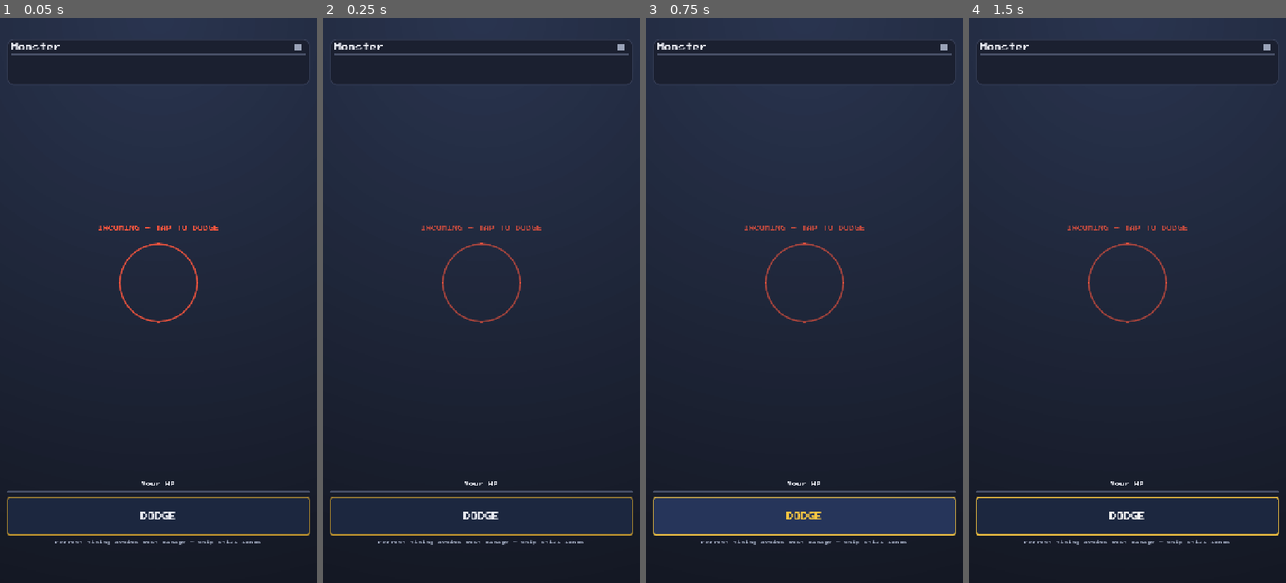
Above: before the commit, frames 1-4 (left to right).
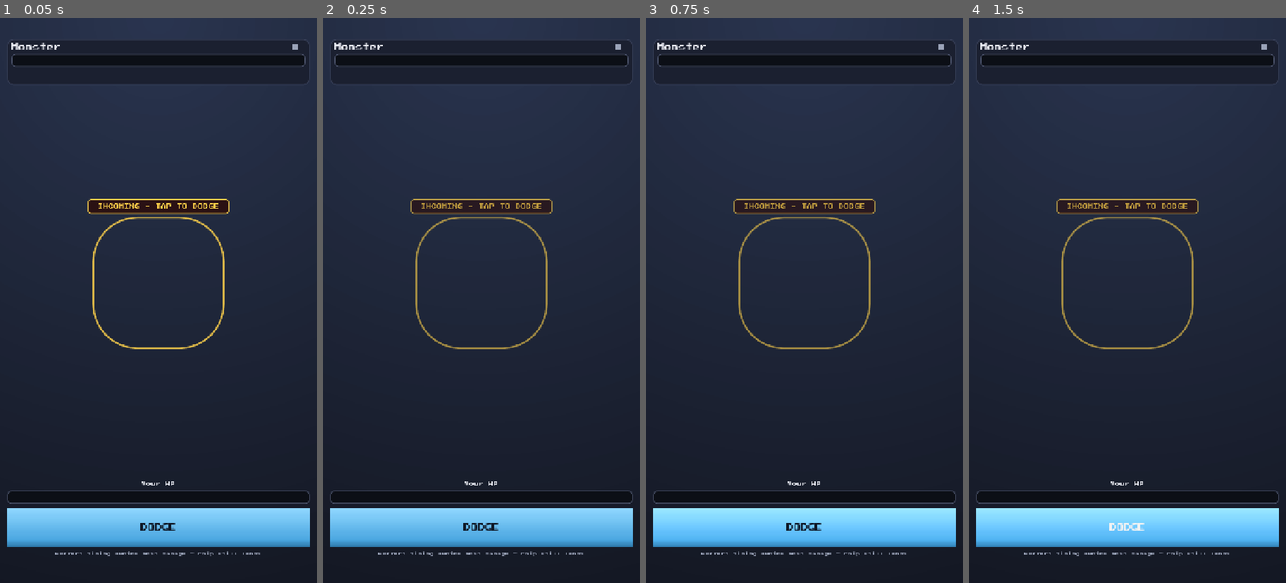
Above: after the commit, the same moments.

Repository: taigamura/infinity-hunter
Game: Godot game, scene res://src/ui/combat/combat_screen.tscn
The game is run twice, just before and just after one commit, with the same random seed, the same clock (stepped at 60 frames per second) and the same inputs. This scene is started directly instead of the project's main scene.
Inputs (mouse positions are in pixels of both pictures, inside the frame that each line leads up to):
- Up to frame 1 (0.05 s): no input
- Up to frame 2 (0.25 s): no input
- Up to frame 3 (0.75 s): click "DODGE" at 0.5 s
- Up to frame 4 (1.5 s): tap Enter at 1.25 s; move the mouse to (1197, 272) at 1.27 s; hold Right (ui_right) from 1.28 s (still down); click (1197, 272) at 1.42 s

The runs differ from the first frame. In frame 1, 12% of the frame differs, in the area x 2-98%, y 4-96%; in frame 2, 12%; in frame 3, 13%; in frame 4, 12%.
Error before the commit: Invalid access to property or key 'level' on a base object of type 'Nil'. (res://src/ui/combat/combat_screen.gd:83)
Error after the commit: Invalid access to property or key 'level' on a base object of type 'Nil'. (res://src/ui/combat/combat_screen.gd:85)

Commit message:
Combat fidelity: filled HP bars, detail line, telegraph/damage/banner juice, DODGE style, timer-in-tree fix (#33)
- Bump HP bar track corner radius to ~9px (colors already matched spec from #32)
- Diamond element chip + element name + targeted-part label under monster name
- DODGE button gets a dedicated blue radial-gradient theme variation with a darker bottom edge
- Telegraph ring recolored to #ffd24a; INCOMING banner gets a real bg/border panel
- Damage number and round-dot colors match the mockup palette
- Enlarged/recentred monster sprite
- Guard RoundTimer.start() when not yet inside the tree instead of erroring
- verify_visual.sh gains a combat invariant: rendered frame must contain both
  reddish (monster bar) and greenish (player bar) pixels

Diff:
--- a/assets/theme/pixel_theme.tres
+++ b/assets/theme/pixel_theme.tres
@@ -107,10 +107,10 @@
 border_width_right = 2
 border_width_bottom = 2
 border_color = Color(0.28627452, 0.31764707, 0.40784314, 1)
-corner_radius_top_left = 4
-corner_radius_top_right = 4
-corner_radius_bottom_right = 4
-corner_radius_bottom_left = 4
+corner_radius_top_left = 9
+corner_radius_top_right = 9
+corner_radius_bottom_right = 9
+corner_radius_bottom_left = 9
 
 [sub_resource type="Gradient" id="Gradient_jw3j0"]
 colors = PackedColorArray(1, 0.3529412, 0.23529412, 1, 0.8, 0.2, 0.101960786, 1)
@@ -230,6 +230,40 @@
 
 [sub_resource type="StyleBoxFlat" id="StyleBoxFlat_b87js"]
 bg_color = Color(0.05490196, 0.07058824, 0.1254902, 1)
+
+[sub_resource type="Gradient" id="Gradient_dodge"]
+offsets = PackedFloat32Array(0, 0.82, 1)
+colors = PackedColorArray(0.5607843, 0.84313726, 1, 1, 0.2901961, 0.6509804, 0.8784314, 1, 0.18431373, 0.4823529, 0.6784314, 1)
+
+[sub_resource type="GradientTexture2D" id="GradientTexture2D_dodge"]
+gradient = SubResource("Gradient_dodge")
+width = 4
+height = 32
+fill_from = Vector2(0.5, 0)
+fill_to = Vector2(0.5, 1)
+
+[sub_resource type="StyleBoxTexture" id="StyleBoxTexture_dodge_normal"]
+content_margin_left = 10.0
+content_margin_top = 10.0
+content_margin_right = 10.0
+content_margin_bottom = 10.0
+texture = SubResource("GradientTexture2D_dodge")
+
+[sub_resource type="StyleBoxTexture" id="StyleBoxTexture_dodge_hover"]
+content_margin_left = 10.0
+content_margin_top = 10.0
+content_margin_right = 10.0
+content_margin_bottom = 10.0
+texture = SubResource("GradientTexture2D_dodge")
+modulate_color = Color(1.08, 1.08, 1.08, 1)
+
+[sub_resource type="StyleBoxTexture" id="StyleBoxTexture_dodge_pressed"]
+content_margin_left = 10.0
+content_margin_top = 10.0
+content_margin_right = 10.0
+content_margin_bottom = 10.0
+texture = SubResource("GradientTexture2D_dodge")
+modulate_color = Color(0.85, 0.85, 0.85, 1)
 
 [resource]
 default_font = ExtResource("1_8tstd")
@@ -245,6 +279,17 @@
 Button/styles/hover = SubResource("StyleBoxFlat_1lcdb")
 Button/styles/normal = SubResource("StyleBoxFlat_eytb6")
 Button/styles/pressed = SubResource("StyleBoxFlat_d3v4g")
+DodgeButton/base_type = &"Button"
+DodgeButton/colors/font_color = Color(0.05882353, 0.09411765, 0.14901961, 1)
+DodgeButton/colors/font_hover_color = Color(0.05882353, 0.09411765, 0.14901961, 1)
+DodgeButton/colors/font_pressed_color = Color(0.05882353, 0.09411765, 0.14901961, 1)
+DodgeButton/font_sizes/font_size = 16
+DodgeButton/fonts/font = ExtResource("1_8tstd")
+DodgeButton/styles/disabled = SubResource("StyleBoxTexture_dodge_pressed")
+DodgeButton/styles/focus = SubResource("StyleBoxTexture_dodge_hover")
+DodgeButton/styles/hover = SubResource("StyleBoxTexture_dodge_hover")
+DodgeButton/styles/normal = SubResource("StyleBoxTexture_dodge_normal")
+DodgeButton/styles/pressed = SubResource("StyleBoxTexture_dodge_pressed")
 EssencePill/base_type = &"PanelContainer"
 EssencePill/styles/panel = SubResource("StyleBoxFlat_vhj4d")
 Label/colors/font_color = Color(0.90588236, 0.9137255, 0.9411765, 1)
--- a/scripts/_visual_invariants.gd
+++ b/scripts/_visual_invariants.gd
@@ -13,6 +13,7 @@
 		return
 	var ok := _check_navy_corners(args[0], "launch")
 	ok = _check_navy_corners(args[1], "combat") and ok
+	ok = _check_combat_bars(args[1]) and ok
 	quit(0 if ok else 1)
 
 # Coarse band check: dark AND blue-leaning (b clearly above r). Distinguishes
@@ -22,6 +23,42 @@
 	var is_dark := c.v < 0.4
 	var is_blue_leaning := c.b > c.r + 0.02
 	return is_dark and is_blue_leaning
+
+# Coarse "reddish"/"greenish" checks for the filled monster/player HP bars
+# (issue #33): dominant channel clearly above the other two, so a rendered
+# gradient fill hits this even if antialiasing shifts the exact hex.
+func _is_reddish(c: Color) -> bool:
+	return c.r > 0.5 and c.r > c.g + 0.15 and c.r > c.b + 0.15
+
+func _is_greenish(c: Color) -> bool:
+	return c.g > 0.4 and c.g > c.r + 0.1 and c.g > c.b + 0.1
+
+func _check_combat_bars(path: String) -> bool:
+	var img := Image.new()
+	if img.load(path) != OK:
+		push_error("combat: could not load rendered frame %s" % path)
+		return false
+	var w := img.get_width()
+	var h := img.get_height()
+	var found_red := false
+	var found_green := false
+	var step := 3
+	var y := 0
+	while y < h and not (found_red and found_green):
+		var x := 0
+		while x < w:
+			var px: Color = img.get_pixel(x, y)
+			if not found_red and _is_reddish(px):
+				found_red = true
+			if not found_green and _is_greenish(px):
+				found_green = true
+			x += step
+		y += step
+	if not found_red:
+		push_error("combat: no reddish pixel found (monster HP bar must render filled red)")
+	if not found_green:
+		push_error("combat: no greenish pixel found (player HP bar must render filled green)")
+	return found_red and found_green
 
 func _check_navy_corners(path: String, label: String) -> bool:
 	var img := Image.new()
--- a/src/ui/combat/combat_screen.gd
+++ b/src/ui/combat/combat_screen.gd
@@ -37,9 +37,9 @@
 	"neutral": Color("#8a93a8"),
 }
 
-const DOT_PENDING_COLOR := Color(0.2, 0.25490198, 0.36862746, 1)
-const DOT_RESOLVED_COLOR := Color(0.6039216, 0.6392157, 0.72156864, 1)
-const DOT_ACTIVE_COLOR := Color(0.9607843, 0.77254903, 0.25882354, 1)
+const DOT_PENDING_COLOR := Color(0.16470589, 0.19215687, 0.27058825, 1)
+const DOT_RESOLVED_COLOR := Color(0.27450982, 0.7019608, 0.34117648, 1)
+const DOT_ACTIVE_COLOR := Color(1, 0.8235294, 0.2901961, 1)
 
 @onready var timer: Timer = %RoundTimer
 @onready var dodge_button: Button = %DodgeButton
@@ -48,10 +48,12 @@
 @onready var monster_hp_bar: ProgressBar = %MonsterHpBar
 @onready var monster_info_label: Label = %MonsterInfoLabel
 @onready var monster_element_chip: ColorRect = %MonsterElementChip
+@onready var monster_element_label: Label = %MonsterElementLabel
+@onready var monster_part_label: Label = %MonsterPartLabel
 @onready var monster_weakness_label: Label = %MonsterWeaknessLabel
 @onready var monster_sprite: AnimatedSprite2D = %MonsterSprite
 @onready var telegraph_ring: Control = %TelegraphRing
-@onready var telegraph_banner: Label = %TelegraphBanner
+@onready var telegraph_banner: Control = %TelegraphBanner
 @onready var damage_number_label: Label = %DamageNumberLabel
 @onready var round_dots_row: HBoxContainer = %RoundDotsRow
 @onready var result_overlay: Control = %ResultOverlay
@@ -93,8 +95,10 @@
 
 	monster_info_label.text = "%s   Lv %s" % [monster.name, Big.fmt(monster.level)]
 	monster_element_chip.color = ELEMENT_COLORS.get(monster.element, ELEMENT_COLORS["neutral"])
+	monster_element_label.text = monster.element.capitalize()
+	monster_part_label.text = "part: %s" % _targeted_part()
 	var weakness := Elements.weakness_of(monster.element)
-	monster_weakness_label.text = ("Weak: %s" % weakness.to_upper()) if weakness != "" else ""
+	monster_weakness_label.text = "WEAK" if weakness != "" else ""
 
 	monster_sprite.sprite_frames = MonsterSpriteSheet.build(monster.id)
 	monster_sprite.animation_finished.connect(_on_monster_anim_finished)
@@ -121,6 +125,15 @@
 	beats.clear()
 	_fight_over = false
 	_start_round()
+
+func _targeted_part() -> String:
+	if not monster.drop_table.is_empty():
+		var part: String = monster.drop_table[0].get("part", "")
+		if part != "":
+			return part
+	if not monster.parts.is_empty():
+		return monster.parts[0]
+	return "body"
 
 func _weapon_stats(weapon_id: String) -> Dictionary:
 	if weapon_id != "" and GameState.weapons.has(weapon_id):
@@ -156,7 +169,10 @@
 	telegraph_banner.visible = false
 	telegraph_ring.visible = false
 	_update_round_dots()
-	timer.start()
+	if timer.is_inside_tree():
+		timer.start()
+	else:
+		timer.start.call_deferred()
 
 func _process(delta: float) -> void:
 	_elapsed_time += delta
--- a/src/ui/combat/combat_screen.tscn
+++ b/src/ui/combat/combat_screen.tscn
@@ -1,7 +1,8 @@
-[gd_scene load_steps=4 format=3 uid="uid://ihcombat01"]
+[gd_scene load_steps=5 format=3 uid="uid://ihcombat01"]
 
 [ext_resource type="Script" path="res://src/ui/combat/combat_screen.gd" id="1"]
 [ext_resource type="Script" path="res://src/ui/common/screen_background.gd" id="3"]
+[ext_resource type="FontFile" path="res://assets/fonts/vt323/VT323-Regular.woff2" id="2_vt323"]
 
 [sub_resource type="StyleBoxFlat" id="StyleBoxFlat_ring"]
 draw_center = false
@@ -9,11 +10,27 @@
 border_width_top = 4
 border_width_right = 4
 border_width_bottom = 4
-border_color = Color(1, 0.34, 0.24, 0.85)
+border_color = Color(1, 0.8235294, 0.2901961, 0.85)
 corner_radius_top_left = 100
 corner_radius_top_right = 100
 corner_radius_bottom_right = 100
 corner_radius_bottom_left = 100
+
+[sub_resource type="StyleBoxFlat" id="StyleBoxFlat_banner"]
+content_margin_left = 14.0
+content_margin_top = 8.0
+content_margin_right = 14.0
+content_margin_bottom = 8.0
+bg_color = Color(0.16470589, 0.06666667, 0.07450981, 1)
+border_width_left = 2
+border_width_top = 2
+border_width_right = 2
+border_width_bottom = 2
+border_color = Color(1, 0.8235294, 0.2901961, 1)
+corner_radius_top_left = 6
+corner_radius_top_right = 6
+corner_radius_bottom_right = 6
+corner_radius_bottom_left = 6
 
 [node name="CombatScreen" type="Control"]
 layout_mode = 3
@@ -62,13 +79,6 @@
 theme_override_font_sizes/font_size = 16
 text = "Monster"
 
-[node name="MonsterElementChip" type="ColorRect" parent="TopPanel/TopVBox/InfoRow"]
-unique_name_in_owner = true
-custom_minimum_size = Vector2(16, 16)
-layout_mode = 2
-size_flags_vertical = 4
-color = Color(0.6039216, 0.6392157, 0.72156864, 1)
-
 [node name="MonsterWeaknessLabel" type="Label" parent="TopPanel/TopVBox/InfoRow"]
 unique_name_in_owner = true
 layout_mode = 2
@@ -77,8 +87,36 @@
 vertical_alignment = 1
 text = ""
 
+[node name="MonsterElementChip" type="ColorRect" parent="TopPanel/TopVBox/InfoRow"]
+unique_name_in_owner = true
+custom_minimum_size = Vector2(12, 12)
+layout_mode = 2
+size_flags_vertical = 4
+pivot_offset = Vector2(6, 6)
+rotation_degrees = 45.0
+color = Color(0.6039216, 0.6392157, 0.72156864, 1)
+
+[node name="MonsterElementLabel" type="Label" parent="TopPanel/TopVBox/InfoRow"]
+unique_name_in_owner = true
+layout_mode = 2
+theme_override_fonts/font = ExtResource("2_vt323")
+theme_override_font_sizes/font_size = 16
+theme_override_colors/font_color = Color(0.6039216, 0.6392157, 0.72156864, 1)
+vertical_alignment = 1
+text = ""
+
+[node name="MonsterPartLabel" type="Label" parent="TopPanel/TopVBox/InfoRow"]
+unique_name_in_owner = true
+layout_mode = 2
+theme_override_fonts/font = ExtResource("2_vt323")
+theme_override_font_sizes/font_size = 16
+theme_override_colors/font_color = Color(0.6039216, 0.6392157, 0.72156864, 1)
+vertical_alignment = 1
+text = ""
+
 [node name="MonsterHpBar" type="ProgressBar" parent="TopPanel/TopVBox"]
 unique_name_in_owner = true
+custom_minimum_size = Vector2(0, 30)
 layout_mode = 2
 theme_type_variation = &"MonsterHpBar"
 show_percentage = false
@@ -91,10 +129,10 @@
 anchor_top = 0.5
 anchor_right = 0.5
 anchor_bottom = 0.5
-offset_left = -90.0
-offset_top = -130.0
-offset_right = 90.0
-offset_bottom = 50.0
+offset_left = -150.0
+offset_top = -190.0
+offset_right = 150.0
+offset_bottom = 110.0
 grow_horizontal = 2
 grow_vertical = 2
 
@@ -109,10 +147,10 @@
 
 [node name="MonsterSprite" type="AnimatedSprite2D" parent="SpriteAnchor"]
 unique_name_in_owner = true
-position = Vector2(90, 90)
-scale = Vector2(3, 3)
-
-[node name="TelegraphBanner" type="Label" parent="."]
+position = Vector2(150, 150)
+scale = Vector2(5, 5)
+
+[node name="TelegraphBanner" type="PanelContainer" parent="."]
 unique_name_in_owner = true
 visible = false
 layout_mode = 1
@@ -122,22 +160,29 @@
 anchor_right = 0.5
 anchor_bottom = 0.5
 offset_left = -160.0
-offset_top = -170.0
+offset_top = -230.0
 offset_right = 160.0
-offset_bottom = -140.0
+offset_bottom = -196.0
 grow_horizontal = 2
 grow_vertical = 2
+theme_override_styles/panel = SubResource("StyleBoxFlat_banner")
+
+[node name="TelegraphBannerLabel" type="Label" parent="TelegraphBanner"]
+unique_name_in_owner = true
 theme_override_font_sizes/font_size = 12
-theme_override_colors/font_color = Color(1, 0.34, 0.24, 1)
-horizontal_alignment = 1
-text = "INCOMING — TAP TO DODGE"
+theme_override_colors/font_color = Color(1, 0.8235294, 0.2901961, 1)
+horizontal_alignment = 1
+text = "INCOMING - TAP TO DODGE"
 
 [node name="DamageNumberLabel" type="Label" parent="."]
 unique_name_in_owner = true
 visible = false
 layout_mode = 0
 theme_override_font_sizes/font_size = 16
-theme_override_colors/font_color = Color(0.9607843, 0.77254903, 0.25882354, 1)
+theme_override_colors/font_color = Color(1, 0.8784314, 0.5411765, 1)
+theme_override_colors/font_shadow_color = Color(0.5686275, 0.35686275, 0, 1)
+theme_override_constants/shadow_offset_x = 2
+theme_override_constants/shadow_offset_y = 2
 text = ""
 
 [node name="BottomHud" type="VBoxContainer" parent="."]
@@ -170,6 +215,7 @@
 
 [node name="PlayerHpBar" type="ProgressBar" parent="BottomHud"]
 unique_name_in_owner = true
+custom_minimum_size = Vector2(0, 30)
 layout_mode = 2
 theme_type_variation = &"PlayerHpBar"
 show_percentage = false
@@ -178,6 +224,7 @@
 unique_name_in_owner = true
 layout_mode = 2
 custom_minimum_size = Vector2(0, 88)
+theme_type_variation = &"DodgeButton"
 theme_override_font_sizes/font_size = 16
 text = "DODGE"
 
--- a/tests/unit/test_scenes_smoke.gd
+++ b/tests/unit/test_scenes_smoke.gd
@@ -145,7 +145,7 @@
 	var dodge_button: Button = screen.get_node("%DodgeButton")
 	assert_not_null(dodge_button, "combat %DodgeButton must exist")
 	assert_true(dodge_button.visible, "dodge button must be visible once the fight auto-starts")
-	var telegraph_banner: Label = screen.get_node("%TelegraphBanner")
+	var telegraph_banner: Control = screen.get_node("%TelegraphBanner")
 	assert_not_null(telegraph_banner, "combat %TelegraphBanner must exist")
 	var telegraph_ring: Control = screen.get_node("%TelegraphRing")
 	assert_not_null(telegraph_ring, "combat %TelegraphRing must exist")
Not shown, changed: scripts/verify_visual.sh
